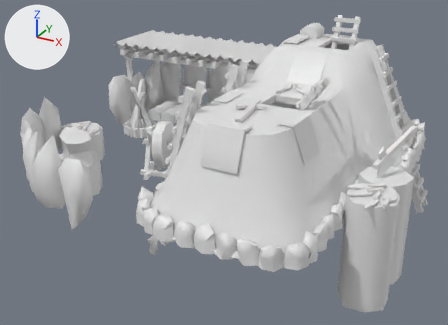
The COLLADA model art/meshes/structural/hisatsinom/forge.dae as it was, and as the next commit left it.
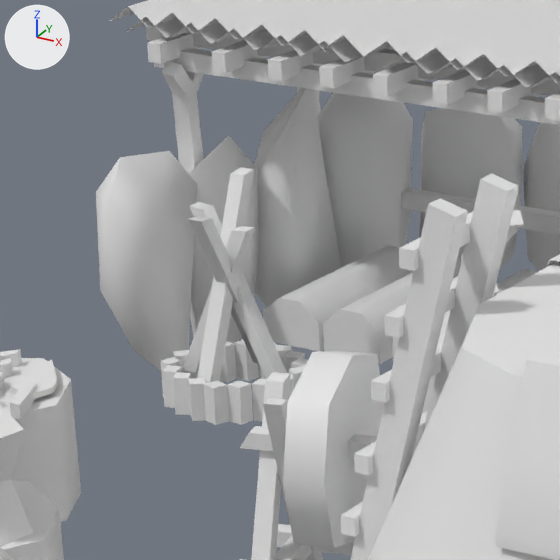
Old and new are each drawn whole from a 50 mm camera at (13.97, -27.05, 12.78) aimed at (-0.37, -0.98, -0.26) and again close up on the part from 19% to 48% of the width and 12% to 52% of the height. The lights are fixed; the arrows at upper left show +X, +Y and +Z. The last two pictures show the newer version.

In view in the first close-up: 'hisat_forge'.
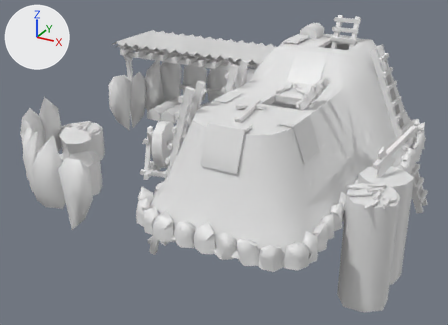
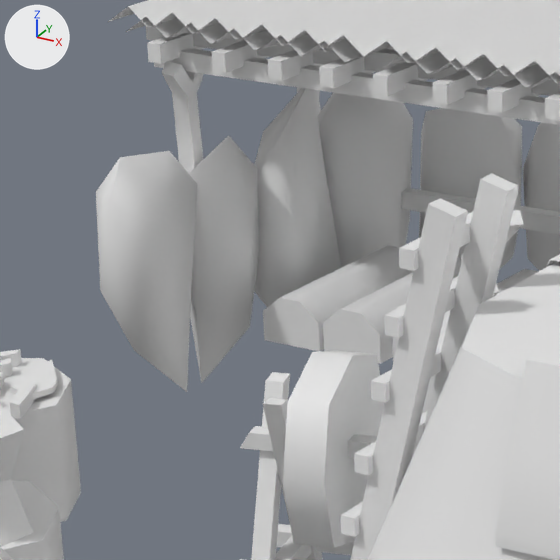
Changed parts and their boxes (x1, y1, x2, y2) in the close-ups (560 x 560 px):
part 1 of me_hisat_forge, deleted: before (161, 167, 308, 425)

The change in detail:
me_hisat_forge is used by ob_hisat_forge; location (0.0, 0.0, 0.0).
me_hisat_forge had 3199 vertices, 4836 faces and spanned x -9.9..9.4, y -9.4..9.3, z -3.8..6.7.
me_hisat_forge now has 3031 vertices, 4584 faces and spans x -9.9..9.4, y -9.4..9.3, z -3.8..6.7.
me_hisat_forge part 1: 21 loose pieces with 168 vertices, spanning x -7.6..-5.6, y -0.6..1.3, z -0.2..2.9, are deleted.
